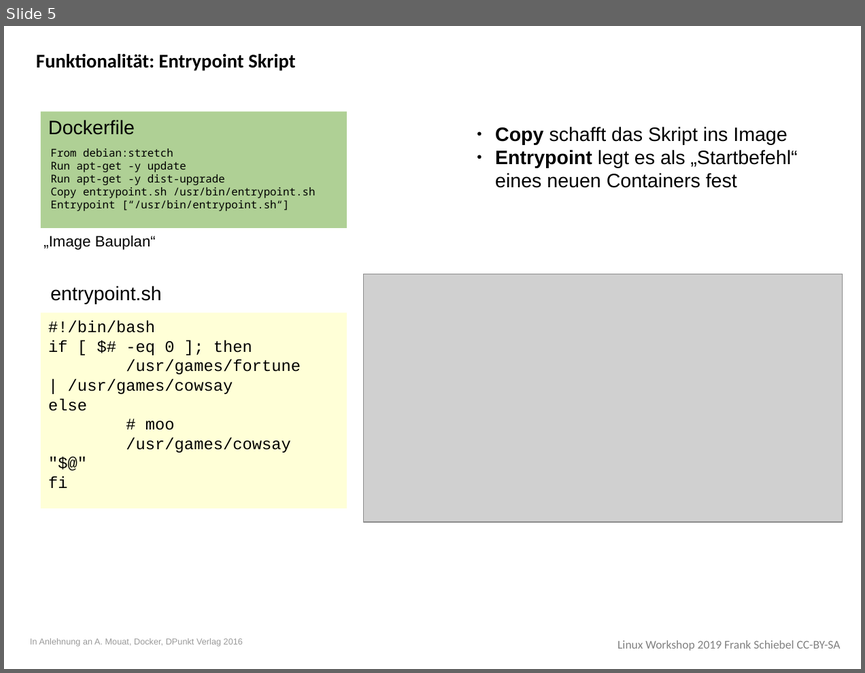
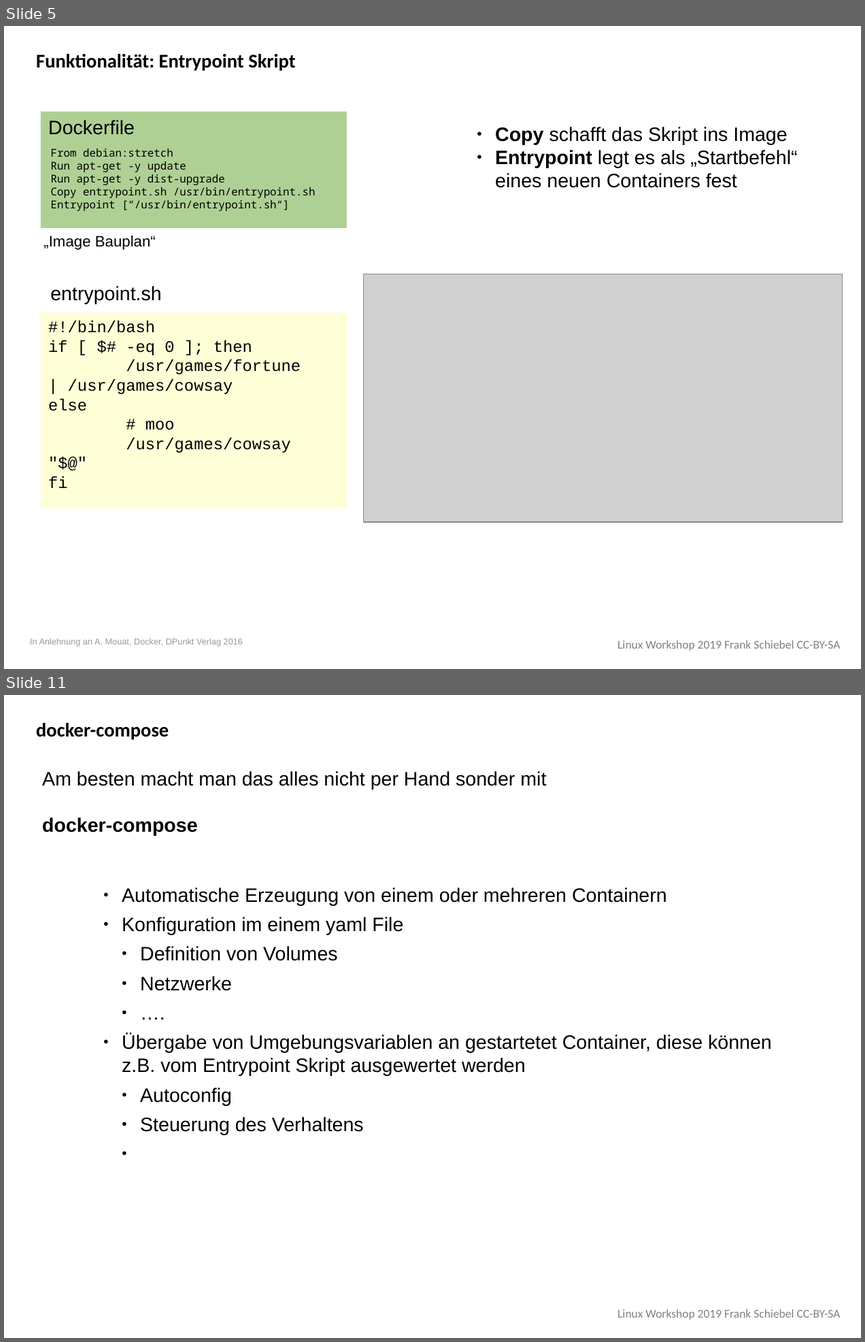
Before and after one commit to ironiemix/lfb-linuxworkshop2019, a slide deck: docker/linux_workshop_docker.odp. Shown one above the other, each under a label of ours: slide 5 before the commit, slides 5 and 11 after it; the slides between them are not shown. The pictures are 865x673 and 865x1342 pixels, drawn with LibreOffice and Linux fonts; fonts in the diff are those of the drawing; grey boxes stand for pictures. Boxes give left, top, right and bottom in pixels: in the first picture for what was removed or moved away, otherwise in the second. Text is boxed around its words. In the diff, an @@ line names an element or a change of style, - is before the commit and + after.

Commit message:
Docker v1

```diff
--- a/docker/linux_workshop_docker.odp
+++ b/docker/linux_workshop_docker.odp
@@ slide 11 added at bbox=[4, 695, 861, 1338], background #FFFFFF; not listed: 1 template element that a slide beside it also shows @@
@@ text added at bbox=[36, 723, 169, 740], 18 pt, text #000000, bold @@
+docker-compose
@@ text added at bbox=[42, 771, 546, 836], 18 pt, text #000000 @@
+Am besten macht man das alles nicht per Hand sonder mit
+docker-compose
@@ text added at bbox=[122, 887, 772, 1135], 18 pt, text #000000 @@
+● Automatische Erzeugung von einem oder mehreren Containern
+● Konfiguration im einem yaml File
+  ● Definition von Volumes
+  ● Netzwerke
+  ● ….
+● Übergabe von Umgebungsvariablen an gestartetet Container, diese können z.B. vom Entrypoint Skript ausgewertet werden
+  ● Autoconfig
+  ● Steuerung des Verhaltens
```
Also in this commit, not shown: 1 slide changed, 5 other slides added, 1 other file.
